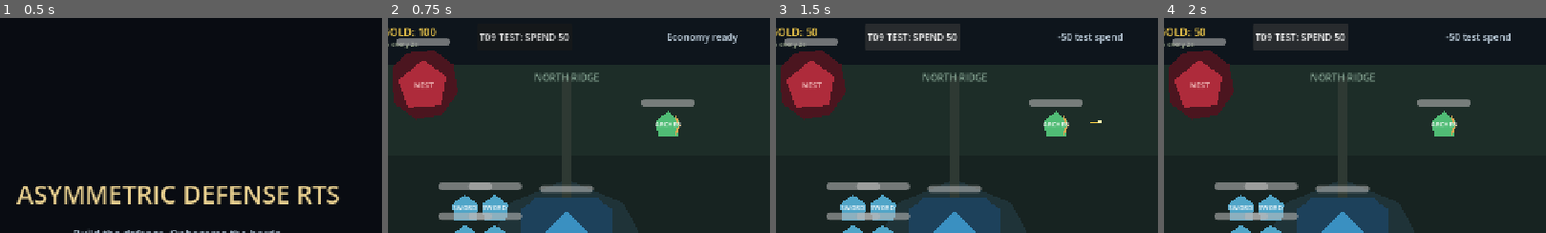
Above: before the commit, frames 1-4 (left to right).
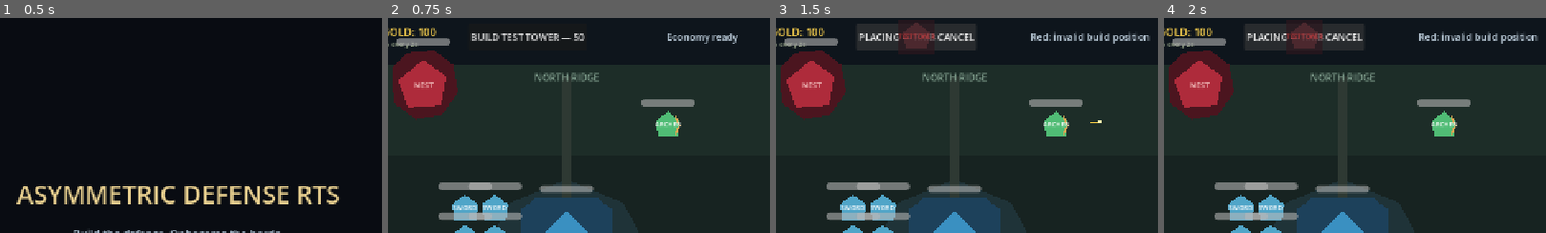
Above: after the commit, the same moments.

Repository: Mr-Zhou20030725/RTS-Game
Game: Godot game, scene res://scenes/main/main.tscn
The game is run twice, just before and just after one commit, with the same random seed, the same clock (stepped at 60 frames per second) and the same inputs.
Inputs (mouse positions are % of the whole screen's width and height, from its top left):
- Up to frame 1 (0.5 s): no input
- Up to frame 2 (0.75 s): click "ENTER BATTLE" at 0.5 s
- Up to frame 3 (1.5 s): click (45, 4) at 1.25 s, where only the run after the commit has a clickable "BUILD TEST TOWER — 50"
- Up to frame 4 (2 s): no input
The pictures show only the part of the screen within x 27-77%, y 0-50%; the shares and areas given below are measured in that part.

Frame 1 is identical in both runs. In frame 2, 0.8% of the frame differs, in the area x 21-52%, y 7-11%; in frame 3, 2.7%, in the area x 8-98%, y 2-16%; in frame 4, 2.7%.

Commit message:
feat: complete T10 building placement

Diff:
--- a/buildings/placeholders/human_base_placeholder.tscn
+++ b/buildings/placeholders/human_base_placeholder.tscn
@@ -1,9 +1,10 @@
-[gd_scene load_steps=3 format=3]
+[gd_scene load_steps=4 format=3]
 
 [ext_resource type="PackedScene" path="res://scenes/components/health_component.tscn" id="1_health"]
 [ext_resource type="PackedScene" path="res://scenes/components/faction_component.tscn" id="2_faction"]
+[ext_resource type="Script" path="res://scripts/building/building_footprint.gd" id="3_footprint"]
 
-[node name="HumanBase" type="Node2D" groups=["combat_buildings", "human_base_placeholder"]]
+[node name="HumanBase" type="Node2D" groups=["combat_buildings", "human_base_placeholder", "placement_blockers"]]
 
 [node name="OuterGround" type="Polygon2D" parent="."]
 polygon = PackedVector2Array(-78, -62, -52, -82, 52, -82, 78, -62, 78, 62, 52, 82, -52, 82, -78, 62)
@@ -30,3 +31,7 @@
 
 [node name="FactionComponent" parent="." instance=ExtResource("2_faction")]
 faction = 1
+
+[node name="BuildingFootprint" type="Node" parent="."]
+script = ExtResource("3_footprint")
+radius = 86.0
--- a/buildings/placeholders/monster_nest_placeholder.tscn
+++ b/buildings/placeholders/monster_nest_placeholder.tscn
@@ -1,9 +1,10 @@
-[gd_scene load_steps=3 format=3]
+[gd_scene load_steps=4 format=3]
 
 [ext_resource type="PackedScene" path="res://scenes/components/health_component.tscn" id="1_health"]
 [ext_resource type="PackedScene" path="res://scenes/components/faction_component.tscn" id="2_faction"]
+[ext_resource type="Script" path="res://scripts/building/building_footprint.gd" id="3_footprint"]
 
-[node name="MonsterNest" type="Node2D" groups=["combat_buildings", "monster_nest_placeholder"]]
+[node name="MonsterNest" type="Node2D" groups=["combat_buildings", "monster_nest_placeholder", "placement_blockers"]]
 
 [node name="OuterGround" type="Polygon2D" parent="."]
 polygon = PackedVector2Array(-52, -30, -28, -54, 18, -58, 50, -34, 58, 12, 32, 50, -12, 58, -50, 30)
@@ -30,3 +31,7 @@
 
 [node name="FactionComponent" parent="." instance=ExtResource("2_faction")]
 faction = 2
+
+[node name="BuildingFootprint" type="Node" parent="."]
+script = ExtResource("3_footprint")
+radius = 60.0
--- /dev/null
+++ b/buildings/placeholders/test_tower_placeholder.tscn
@@ -0,0 +1,35 @@
+[gd_scene load_steps=4 format=3]
+
+[ext_resource type="PackedScene" path="res://scenes/components/health_component.tscn" id="1_health"]
+[ext_resource type="PackedScene" path="res://scenes/components/faction_component.tscn" id="2_faction"]
+[ext_resource type="Script" path="res://scripts/building/building_footprint.gd" id="3_footprint"]
+
+[node name="TestTower" type="Node2D" groups=["combat_buildings", "placement_blockers"]]
+
+[node name="Foundation" type="Polygon2D" parent="."]
+polygon = PackedVector2Array(-30, -30, 30, -30, 30, 30, -30, 30)
+color = Color(0.180392, 0.364706, 0.470588, 1)
+
+[node name="Turret" type="Polygon2D" parent="."]
+polygon = PackedVector2Array(0, -25, 22, -8, 18, 20, -18, 20, -22, -8)
+color = Color(0.360784, 0.701961, 0.807843, 1)
+
+[node name="Label" type="Label" parent="."]
+offset_left = -44.0
+offset_top = -8.0
+offset_right = 44.0
+offset_bottom = 16.0
+theme_override_font_sizes/font_size = 10
+text = "TEST TOWER"
+horizontal_alignment = 1
+
+[node name="HealthComponent" parent="." instance=ExtResource("1_health")]
+position = Vector2(0, -45)
+max_health = 250.0
+
+[node name="FactionComponent" parent="." instance=ExtResource("2_faction")]
+faction = 1
+
+[node name="BuildingFootprint" type="Node" parent="."]
+script = ExtResource("3_footprint")
+radius = 32.0
--- a/scenes/battle/battle.tscn
+++ b/scenes/battle/battle.tscn
@@ -8,6 +8,7 @@
 [ext_resource type="PackedScene" path="res://scenes/units/t06_monster_demo.tscn" id="6_monsters"]
 [ext_resource type="PackedScene" path="res://scenes/units/t07_archer_demo.tscn" id="7_archer"]
 [ext_resource type="PackedScene" path="res://scenes/economy/human_economy.tscn" id="8_economy"]
+[ext_resource type="PackedScene" path="res://scenes/building/building_placement_manager.tscn" id="9_placement"]
 
 [node name="Battle" type="Node2D"]
 script = ExtResource("1_battle")
@@ -19,6 +20,8 @@
 color = Color(0.054902, 0.0823529, 0.109804, 1)
 
 [node name="HumanEconomy" parent="." instance=ExtResource("8_economy")]
+
+[node name="BuildingPlacementManager" parent="." instance=ExtResource("9_placement")]
 
 [node name="MVPMap" parent="." instance=ExtResource("3_map")]
 
--- /dev/null
+++ b/scenes/building/building_placement_manager.tscn
@@ -0,0 +1,13 @@
+[gd_scene load_steps=3 format=3]
+
+[ext_resource type="Script" path="res://scripts/building/building_placement_manager.gd" id="1_manager"]
+[ext_resource type="PackedScene" path="res://buildings/placeholders/test_tower_placeholder.tscn" id="2_tower"]
+
+[node name="BuildingPlacementManager" type="Node2D" groups=["building_placement_manager"]]
+z_index = 8
+script = ExtResource("1_manager")
+default_building_scene = ExtResource("2_tower")
+default_building_cost = 50
+buildable_bounds = Rect2(80, 96, 1120, 576)
+overlap_padding = 8.0
+grid_size = 16.0
--- /dev/null
+++ b/scripts/building/building_footprint.gd
@@ -0,0 +1,6 @@
+class_name BuildingFootprint
+extends Node
+
+## Radius used by the construction system for building overlap checks.
+
+@export_range(1.0, 1000.0, 1.0) var radius := 32.0
--- /dev/null
+++ b/scripts/building/building_placement_manager.gd
@@ -0,0 +1,210 @@
+class_name BuildingPlacementManager
+extends Node2D
+
+## Owns construction preview, validation, cancellation, and atomic spending.
+
+signal build_mode_changed(active: bool)
+signal preview_validity_changed(is_valid: bool)
+signal building_placed(building: Node2D, cost: int)
+signal placement_failed(reason: StringName)
+
+@export var default_building_scene: PackedScene
+@export_range(0, 1000000, 1) var default_building_cost := 50
+@export var buildable_bounds := Rect2(80.0, 96.0, 1120.0, 576.0)
+@export_range(0.0, 100.0, 1.0) var overlap_padding := 8.0
+@export_range(1.0, 128.0, 1.0) var grid_size := 16.0
+@export var valid_preview_color := Color(0.35, 1.0, 0.45, 0.68)
+@export var invalid_preview_color := Color(1.0, 0.25, 0.25, 0.68)
+
+var human_economy: Node
+var _preview: Node2D
+var _preview_is_valid := false
+var _active_cost := 0
+var _placed_buildings: Array[Node2D] = []
+var _building_serial := 0
+
+
+func _ready() -> void:
+	call_deferred("_bind_human_economy")
+
+
+func _unhandled_input(event: InputEvent) -> void:
+	if not is_build_mode_active():
+		return
+
+	if event is InputEventMouseMotion:
+		var motion := event as InputEventMouseMotion
+		update_preview_position(_screen_to_world(motion.position))
+		get_viewport().set_input_as_handled()
+		return
+
+	if not event is InputEventMouseButton:
+		return
+	var mouse_event := event as InputEventMouseButton
+	if not mouse_event.pressed:
+		return
+
+	if mouse_event.button_index == MOUSE_BUTTON_RIGHT:
+		cancel_placement()
+		get_viewport().set_input_as_handled()
+	elif mouse_event.button_index == MOUSE_BUTTON_LEFT:
+		update_preview_position(_screen_to_world(mouse_event.position))
+		confirm_placement()
+		get_viewport().set_input_as_handled()
+
+
+func begin_default_placement() -> bool:
+	return begin_placement(
+		default_building_scene,
+		default_building_cost,
+		get_global_mouse_position()
+	)
+
+
+func begin_placement(
+	building_scene: PackedScene, cost: int, world_position: Vector2
+) -> bool:
+	if building_scene == null or cost < 0:
+		placement_failed.emit(&"invalid_configuration")
+		return false
+	_bind_human_economy()
+	if human_economy == null or not human_economy.call("can_afford", cost):
+		placement_failed.emit(&"not_enough_gold")
+		return false
+
+	if is_build_mode_active():
+		cancel_placement()
+	_preview = building_scene.instantiate() as Node2D
+	if _preview == null:
+		placement_failed.emit(&"invalid_building_scene")
+		return false
+
+	_active_cost = cost
+	add_child(_preview)
+	update_preview_position(world_position)
+	build_mode_changed.emit(true)
+	return true
+
+
+func update_preview_position(world_position: Vector2) -> void:
+	if _preview == null:
+		return
+	_preview.global_position = _snap_to_grid(world_position)
+	_set_preview_validity(_is_position_valid(_preview.global_position))
+
+
+func confirm_placement() -> bool:
+	if _preview == null:
+		return false
+	update_preview_position(_preview.global_position)
+	if not _preview_is_valid:
+		placement_failed.emit(&"invalid_position")
+		return false
+	_bind_human_economy()
+	if (
+		human_economy == null
+		or not human_economy.call(
+			"try_spend", _active_cost, &"tower_construction"
+		)
+	):
+		placement_failed.emit(&"not_enough_gold")
+		return false
+
+	var placed_building := _preview
+	_preview = null
+	_preview_is_valid = false
+	_building_serial += 1
+	placed_building.name = "PlacedTower_%02d" % _building_serial
+	placed_building.modulate = Color.WHITE
+	placed_building.add_to_group(&"placed_towers")
+	_placed_buildings.append(placed_building)
+	var paid_cost := _active_cost
+	_active_cost = 0
+	build_mode_changed.emit(false)
+	building_placed.emit(placed_building, paid_cost)
+	return true
+
+
+func cancel_placement() -> void:
+	if _preview == null:
+		return
+	var cancelled_preview := _preview
+	_preview = null
+	_preview_is_valid = false
+	_active_cost = 0
+	remove_child(cancelled_preview)
+	cancelled_preview.queue_free()
+	build_mode_changed.emit(false)
+
+
+func is_build_mode_active() -> bool:
+	return _preview != null and is_instance_valid(_preview)
+
+
+func is_preview_position_valid() -> bool:
+	return is_build_mode_active() and _preview_is_valid
+
+
+func get_preview() -> Node2D:
+	return _preview
+
+
+func get_placed_buildings() -> Array[Node2D]:
+	for index in range(_placed_buildings.size() - 1, -1, -1):
+		if not is_instance_valid(_placed_buildings[index]):
+			_placed_buildings.remove_at(index)
+	return _placed_buildings.duplicate()
+
+
+func _bind_human_economy() -> void:
+	if human_economy != null and is_instance_valid(human_economy):
+		return
+	human_economy = get_tree().get_first_node_in_group(&"human_economy")
+
+
+func _is_position_valid(world_position: Vector2) -> bool:
+	var preview_radius := _get_footprint_radius(_preview)
+	var inner_bounds := buildable_bounds.grow(-preview_radius)
+	if not inner_bounds.has_point(world_position):
+		return false
+
+	for blocker_node in get_tree().get_nodes_in_group(&"placement_blockers"):
+		if blocker_node == _preview or not blocker_node is Node2D:
+			continue
+		var blocker := blocker_node as Node2D
+		if not is_instance_valid(blocker) or not blocker.is_inside_tree():
+			continue
+		var required_distance := (
+			preview_radius
+			+ _get_footprint_radius(blocker)
+			+ overlap_padding
+		)
+		if world_position.distance_to(blocker.global_position) < required_distance:
+			return false
+	return true
+
+
+func _get_footprint_radius(building: Node2D) -> float:
+	if building == null:
+		return 32.0
+	var footprint := building.get_node_or_null("BuildingFootprint")
+	if footprint == null:
+		return 32.0
+	return maxf(float(footprint.get("radius")), 1.0)
+
+
+func _set_preview_validity(value: bool) -> void:
+	_preview_is_valid = value
+	_preview.modulate = valid_preview_color if value else invalid_preview_color
+	preview_validity_changed.emit(value)
+
+
+func _snap_to_grid(world_position: Vector2) -> Vector2:
+	return Vector2(
+		roundf(world_position.x / grid_size) * grid_size,
+		roundf(world_position.y / grid_size) * grid_size
+	)
+
+
+func _screen_to_world(screen_position: Vector2) -> Vector2:
+	return get_canvas_transform().affine_inverse() * screen_position
--- a/scripts/input/unit_selection_manager.gd
+++ b/scripts/input/unit_selection_manager.gd
@@ -13,6 +13,12 @@
 
 
 func _unhandled_input(event: InputEvent) -> void:
+	if _is_build_mode_active():
+		if _is_dragging:
+			_is_dragging = false
+			queue_redraw()
+		return
+
 	if event is InputEventMouseButton:
 		var mouse_event := event as InputEventMouseButton
 		var world_position := _screen_to_world(mouse_event.position)
@@ -149,3 +155,13 @@
 
 func _screen_to_world(screen_position: Vector2) -> Vector2:
 	return get_canvas_transform().affine_inverse() * screen_position
+
+
+func _is_build_mode_active() -> bool:
+	var placement_manager := get_tree().get_first_node_in_group(
+		&"building_placement_manager"
+	)
+	return (
+		placement_manager != null
+		and placement_manager.call("is_build_mode_active")
+	)
--- a/scripts/ui/battle_hud.gd
+++ b/scripts/ui/battle_hud.gd
@@ -6,14 +6,18 @@
 @onready var gold_label: Label = %GoldLabel
 @onready var economy_status_label: Label = %EconomyStatusLabel
 @onready var spend_test_button: Button = %SpendTestButton
+@onready var build_tower_button: Button = %BuildTowerButton
 
 var human_economy: Node
+var building_placement_manager: Node
 
 
 func _ready() -> void:
 	return_button.pressed.connect(_on_return_button_pressed)
 	spend_test_button.pressed.connect(_on_spend_test_button_pressed)
+	build_tower_button.pressed.connect(_on_build_tower_button_pressed)
 	call_deferred("_bind_human_economy")
+	call_deferred("_bind_building_placement_manager")
 
 
 func _on_return_button_pressed() -> void:
@@ -39,6 +43,31 @@
 	human_economy.call("try_spend", 50, &"t09_test_spend")
 
 
+func _on_build_tower_button_pressed() -> void:
+	if building_placement_manager == null:
+		return
+	building_placement_manager.call("begin_default_placement")
+
+
+func _bind_building_placement_manager() -> void:
+	building_placement_manager = get_tree().get_first_node_in_group(
+		&"building_placement_manager"
+	)
+	if building_placement_manager == null:
+		build_tower_button.disabled = true
+		economy_status_label.text = "Placement manager unavailable"
+		return
+
+	building_placement_manager.build_mode_changed.connect(
+		_on_build_mode_changed
+	)
+	building_placement_manager.preview_validity_changed.connect(
+		_on_preview_validity_changed
+	)
+	building_placement_manager.building_placed.connect(_on_building_placed)
+	building_placement_manager.placement_failed.connect(_on_placement_failed)
+
+
 func _on_gold_changed(
 	current_gold: int, change: int, reason: StringName
 ) -> void:
@@ -50,9 +79,43 @@
 			economy_status_label.text = "+%d monster reward" % change
 		&"t09_test_spend":
 			economy_status_label.text = "%d test spend" % change
+		&"tower_construction":
+			economy_status_label.text = "%d tower construction" % change
 		&"starting_gold":
 			economy_status_label.text = "Economy ready"
 
 
 func _on_spend_rejected(cost: int, current_gold: int) -> void:
 	economy_status_label.text = "Need %d gold (have %d)" % [cost, current_gold]
+
+
+func _on_build_mode_changed(active: bool) -> void:
+	build_tower_button.text = (
+		"PLACING — RMB CANCEL"
+		if active
+		else "BUILD TEST TOWER — 50"
+	)
+	if not active:
+		economy_status_label.text = "Build mode closed"
+
+
+func _on_preview_validity_changed(is_valid: bool) -> void:
+	economy_status_label.text = (
+		"Green: left click to build"
+		if is_valid
+		else "Red: invalid build position"
+	)
+
+
+func _on_building_placed(_building: Node2D, cost: int) -> void:
+	economy_status_label.text = "Tower placed for %d gold" % cost
+
+
+func _on_placement_failed(reason: StringName) -> void:
+	match reason:
+		&"not_enough_gold":
+			economy_status_label.text = "Not enough gold to build"
+		&"invalid_position":
+			economy_status_label.text = "Red position cannot be built"
+		_:
+			economy_status_label.text = "Unable to enter build mode"
--- /dev/null
+++ b/tests/validate_t10.gd
@@ -0,0 +1,140 @@
+extends SceneTree
+
+const ECONOMY_SCENE := preload("res://scenes/economy/human_economy.tscn")
+const PLACEMENT_SCENE := preload(
+	"res://scenes/building/building_placement_manager.tscn"
+)
+const HUD_SCENE := preload("res://ui/battle_hud/battle_hud.tscn")
+const BASE_SCENE := preload(
+	"res://buildings/placeholders/human_base_placeholder.tscn"
+)
+
+
+func _init() -> void:
+	_run_validation()
+
+
+func _run_validation() -> void:
+	var economy = ECONOMY_SCENE.instantiate()
+	economy.starting_gold = 100
+	economy.passive_income_amount = 0
+	var placement = PLACEMENT_SCENE.instantiate()
+	var base := BASE_SCENE.instantiate()
+	base.position = Vector2(640, 384)
+	root.add_child(economy)
+	root.add_child(placement)
+	root.add_child(base)
+	await process_frame
+
+	var hud := HUD_SCENE.instantiate()
+	root.add_child(hud)
+	await process_frame
+	await process_frame
+	(hud.get_node("TopBar/BuildTowerButton") as Button).pressed.emit()
+	if not placement.is_build_mode_active():
+		_fail("Tower HUD button did not enter build preview mode.")
+		return
+	var gold_before_cancel: int = economy.get_gold()
+	var right_click := InputEventMouseButton.new()
+	right_click.button_index = MOUSE_BUTTON_RIGHT
+	right_click.pressed = true
+	right_click.position = Vector2(300, 300)
+	Input.parse_input_event(right_click)
+	await process_frame
+	if placement.is_build_mode_active():
+		_fail("Right click did not cancel build mode.")
+		return
+	if economy.get_gold() != gold_before_cancel:
+		_fail("Cancelling build mode deducted gold.")
+		return
+
+	var valid_position := Vector2(288, 288)
+	if not placement.begin_placement(
+		placement.default_building_scene, 50, valid_position
+	):
+		_fail("Could not enter build mode at an affordable valid position.")
+		return
+	if not placement.is_preview_position_valid():
+		_fail("Open terrain was not shown as a valid green preview.")
+		return
+	if placement.get_preview().modulate != placement.valid_preview_color:
+		_fail("Valid preview did not use the configured green color.")
+		return
+	if not placement.confirm_placement():
+		_fail("Valid preview could not be confirmed.")
+		return
+	if economy.get_gold() != 50:
+		_fail("Confirmed building did not deduct exactly 50 gold.")
+		return
+	if placement.get_placed_buildings().size() != 1:
+		_fail("Confirmed tower was not retained as a placed building.")
+		return
+
+	var gold_before_overlap: int = economy.get_gold()
+	placement.begin_placement(
+		placement.default_building_scene, 50, valid_position
+	)
+	if placement.is_preview_position_valid():
+		_fail("Preview overlapping an existing tower was marked valid.")
+		return
+	if placement.get_preview().modulate != placement.invalid_preview_color:
+		_fail("Overlapping preview did not use the configured red color.")
+		return
+	if placement.confirm_placement():
+		_fail("A tower was built on top of an existing tower.")
+		return
+	placement.cancel_placement()
+	if economy.get_gold() != gold_before_overlap:
+		_fail("Invalid overlap attempt changed the gold balance.")
+		return
+
+	placement.begin_placement(
+		placement.default_building_scene, 50, Vector2(16, 16)
+	)
+	if placement.is_preview_position_valid() or placement.confirm_placement():
+		_fail("A tower was accepted outside the playable build bounds.")
+		return
+	placement.cancel_placement()
+	if economy.get_gold() != gold_before_overlap:
+		_fail("Out-of-bounds placement attempt deducted gold.")
+		return
+
+	placement.begin_placement(
+		placement.default_building_scene, 50, base.global_position
+	)
+	if placement.is_preview_position_valid() or placement.confirm_placement():
+		_fail("A tower was accepted on top of the Human base.")
+		return
+	placement.cancel_placement()
+	if economy.get_gold() != gold_before_overlap:
+		_fail("Base-overlap placement attempt deducted gold.")
+		return
+
+	if not economy.try_spend(50, &"test_setup"):
+		_fail("Could not prepare the insufficient-gold test.")
+		return
+	if placement.begin_placement(
+		placement.default_building_scene, 50, Vector2(400, 500)
+	):
+		_fail("Build mode opened despite insufficient gold.")
+		return
+	if placement.is_build_mode_active():
+		_fail("Insufficient gold left an active construction preview.")
+		return
+	if economy.get_gold() != 0:
+		_fail("Insufficient build attempt made the balance negative.")
+		return
+	if placement.get_placed_buildings().size() != 1:
+		_fail("Invalid attempts changed the number of placed towers.")
+		return
+
+	print(
+		"T10 validation passed: HUD entry, green/red preview, bounds and "
+		+ "overlap checks, atomic spending, insufficient funds, and cancel."
+	)
+	quit()
+
+
+func _fail(message: String) -> void:
+	push_error("T10 validation failed: %s" % message)
+	quit(1)
--- a/ui/battle_hud/battle_hud.tscn
+++ b/ui/battle_hud/battle_hud.tscn
@@ -53,6 +53,7 @@
 
 [node name="SpendTestButton" type="Button" parent="TopBar"]
 unique_name_in_owner = true
+visible = false
 layout_mode = 0
 offset_left = 490.0
 offset_top = 10.0
@@ -60,6 +61,16 @@
 offset_bottom = 54.0
 mouse_filter = 0
 text = "T09 TEST: SPEND 50"
+
+[node name="BuildTowerButton" type="Button" parent="TopBar"]
+unique_name_in_owner = true
+layout_mode = 0
+offset_left = 475.0
+offset_top = 10.0
+offset_right = 665.0
+offset_bottom = 54.0
+mouse_filter = 0
+text = "BUILD TEST TOWER — 50"
 
 [node name="EconomyStatusLabel" type="Label" parent="TopBar"]
 unique_name_in_owner = true
Not shown: 1 places in scenes/battle/battle.tscn that only renumber resources
Not shown, added: scripts/building/building_footprint.gd.uid
Not shown, added: scripts/building/building_placement_manager.gd.uid
Not shown, added: tests/validate_t10.gd.uid
